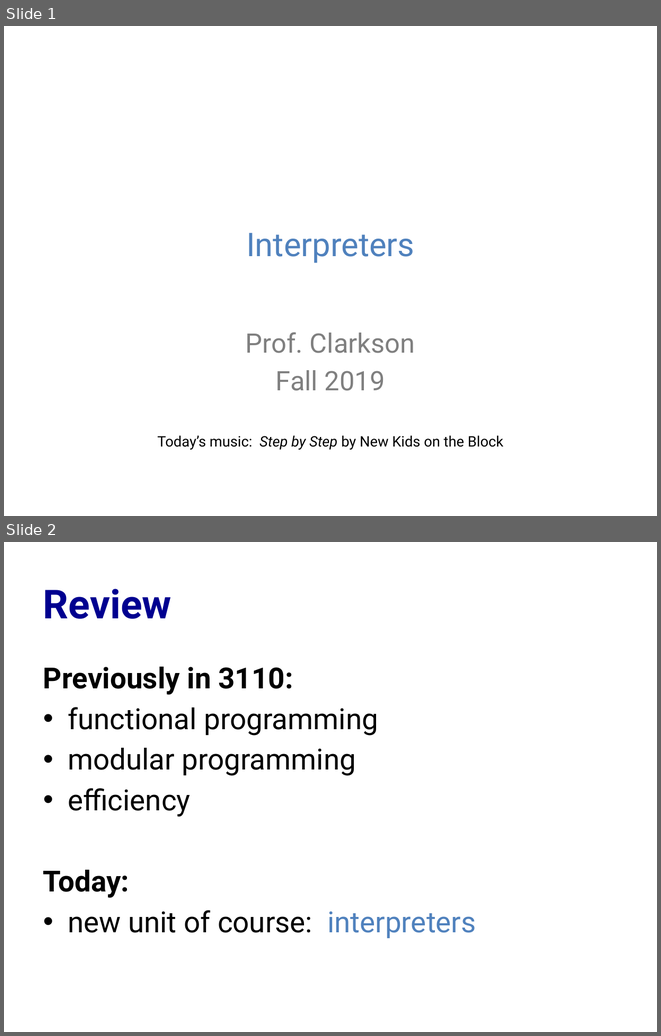
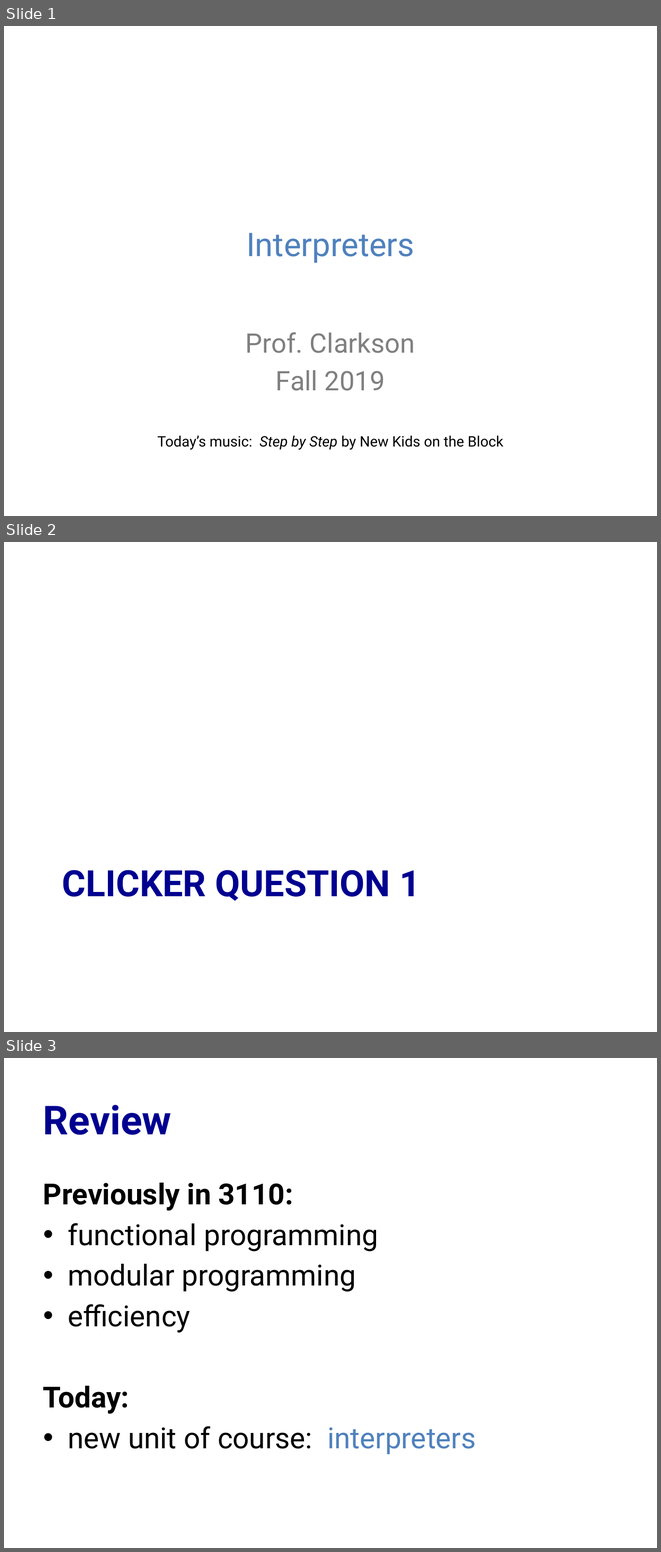
Before and after one commit to cs3110/materials-2019fa, a slide deck: 16-interp/lec.pptx. Shown one above the other, each under a label of ours: slides 1 and 2 before the commit, slides 1, 2 and 3 after it. The pictures are 661x1036 and 661x1552 pixels, drawn with LibreOffice and Linux fonts; fonts in the diff are those of the drawing; background and template pictures are left out. Boxes give left, top, right and bottom in pixels: in the first picture for what was removed or moved away, otherwise in the second. Text is boxed around its words. In the diff, an @@ line names an element or a change of style, - is before the commit and + after.

Commit message:
Add clicker questions

```diff
--- a/16-interp/lec.pptx
+++ b/16-interp/lec.pptx
@@ slide 2 added at (4, 542, 657, 1032), background #FFFFFF @@
@@ title added at (62, 870, 420, 901), 40 pt, text #000090, bold @@
+CLICKER QUESTION 1
@@ what was slide 2 is now slide 3 @@
```
Also in this commit, not shown: 1 slide changed, 1 other slide added, 1 other file.
